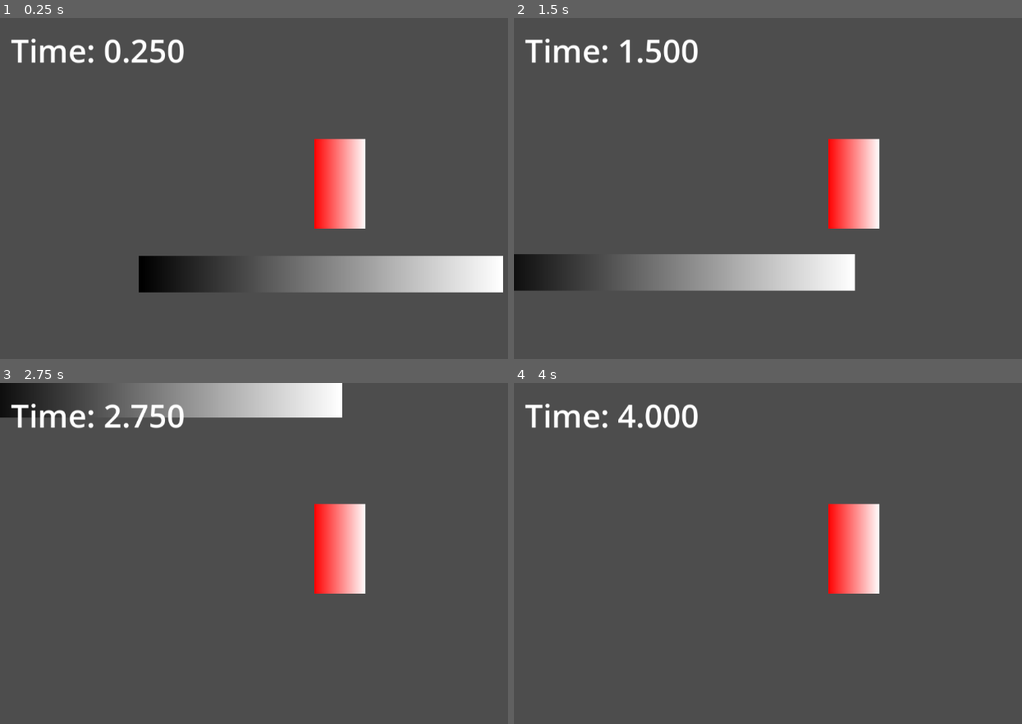
Above: before the commit, frames 1-4 (two rows, left to right).
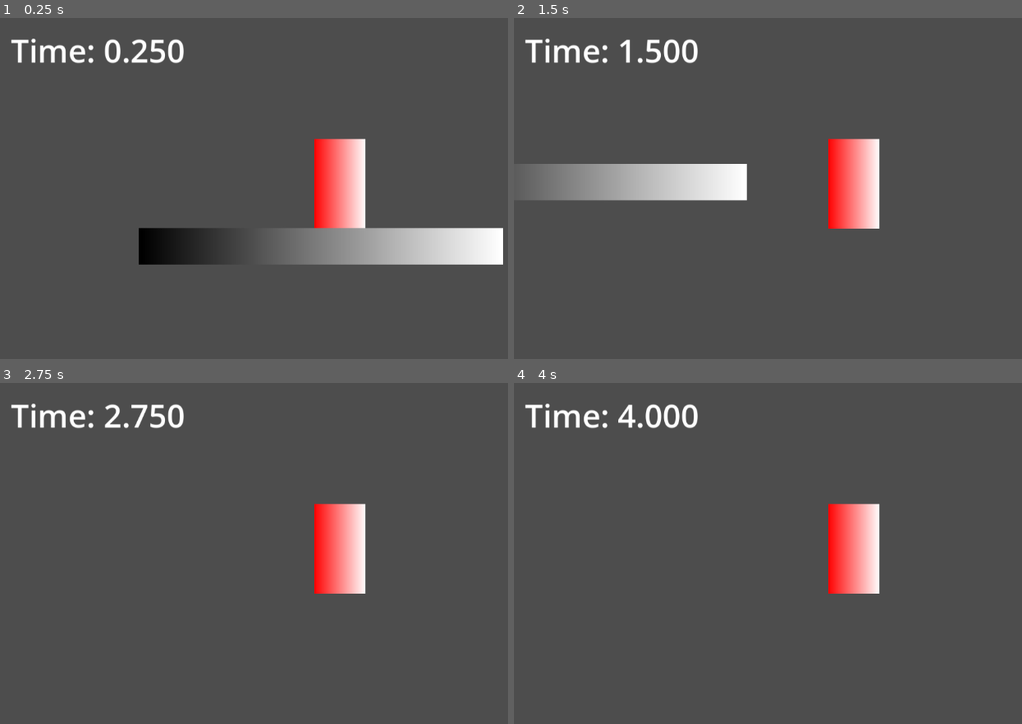
Above: after the commit, the same moments.

Repository: Izzy-Irvine/speed-jam-8-2024
Game: Godot game, scene res://scenes/level/Level.tscn
The game is run twice, just before and just after one commit, with the same random seed, the same clock (stepped at 60 frames per second) and the same inputs.
Inputs:
- Up to frame 1 (0.25 s): no input
- Up to frame 2 (1.5 s): tap Enter (ui_accept) at 0.5, 0.6, 0.77, 1.07, 1.35 s; hold Right (ui_right) from 0.53 s (still down)
- Up to frame 3 (2.75 s): tap Enter (ui_accept) at 1.52, 1.82, 2.1 s; release Right (ui_right) at 2.03 s; hold Left (ui_left) from 2.03 s (still down)
- Up to frame 4 (4 s): release Left (ui_left) at 2.78 s; hold Right (ui_right) from 2.78 s (still down); tap Enter (ui_accept) at 2.85, 3.02, 3.32, 3.6, 3.77 s

The runs differ from the first frame. In frame 1, 9.6% of the frame differs, in the area x 27-100%, y 61-81%; in frame 2, 10%, in the area x 0-68%, y 42-81%; in frame 3, 5.2%; in frame 4, nothing differs.

Commit message:
player: update movement

Diff:
--- a/speed-jam-8/project.godot
+++ b/speed-jam-8/project.godot
@@ -15,6 +15,21 @@
 config/features=PackedStringArray("4.3", "GL Compatibility")
 config/icon="res://icon.svg"
 
+[input]
+
+ui_accept={
+"deadzone": 0.5,
+"events": [Object(InputEventKey,"resource_local_to_scene":false,"resource_name":"","device":0,"window_id":0,"alt_pressed":false,"shift_pressed":false,"ctrl_pressed":false,"meta_pressed":false,"pressed":false,"keycode":4194309,"physical_keycode":0,"key_label":0,"unicode":0,"location":0,"echo":false,"script":null)
+, Object(InputEventKey,"resource_local_to_scene":false,"resource_name":"","device":0,"window_id":0,"alt_pressed":false,"shift_pressed":false,"ctrl_pressed":false,"meta_pressed":false,"pressed":false,"keycode":4194310,"physical_keycode":0,"key_label":0,"unicode":0,"location":0,"echo":false,"script":null)
+, Object(InputEventKey,"resource_local_to_scene":false,"resource_name":"","device":0,"window_id":0,"alt_pressed":false,"shift_pressed":false,"ctrl_pressed":false,"meta_pressed":false,"pressed":false,"keycode":32,"physical_keycode":0,"key_label":0,"unicode":32,"location":0,"echo":false,"script":null)
+, Object(InputEventKey,"resource_local_to_scene":false,"resource_name":"","device":0,"window_id":0,"alt_pressed":false,"shift_pressed":false,"ctrl_pressed":false,"meta_pressed":false,"pressed":false,"keycode":0,"physical_keycode":4194320,"key_label":0,"unicode":0,"location":0,"echo":false,"script":null)
+]
+}
+
+[physics]
+
+2d/default_gravity=3000.0
+
 [rendering]
 
 renderer/rendering_method="gl_compatibility"
--- a/speed-jam-8/scenes/player/player.gd
+++ b/speed-jam-8/scenes/player/player.gd
@@ -1,8 +1,8 @@
 extends CharacterBody2D
 
 
-const SPEED = 300.0
-const JUMP_VELOCITY = -400.0
+const SPEED = 500.0
+const JUMP_VELOCITY = -1000.0
 
 
 func _physics_process(delta: float) -> void:
